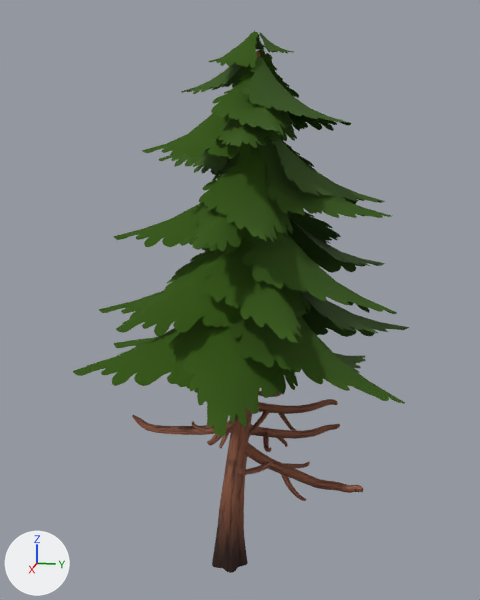
Renders of the glTF model assets/nature/Pine_1.gltf from each side of a commit.
Rendered twice from a camera (50 mm lens) standing at (8.38, 1.84, 5.81) and looking at (-0.03, 0.15, 3.7). Lighting does not change. The marker at lower left points along +X, +Y and +Z. The picture after the commit comes second. Vertices at exactly the same position are counted once.

Script lines for the objects in view, before the commit:
```python
ob_pine_1 = bpy.data.objects.new('Pine_1', me_tree_028)
ob_pine_1.location = (0.0, 0.0, 0.0)
```
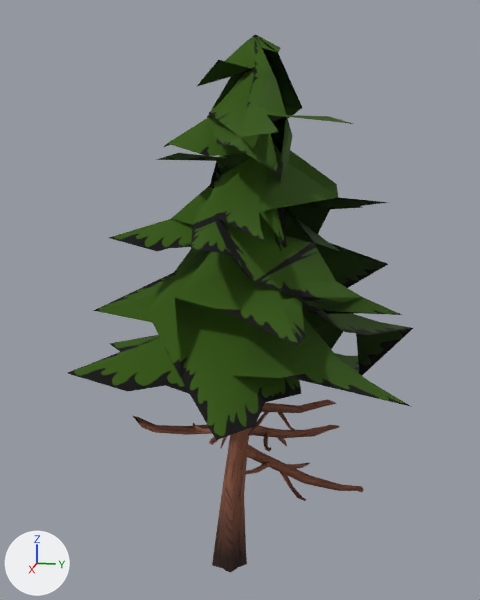
Pixel boxes (x1, y1, x2, y2) of what changed, in the pictures (480 x 600 px):
'Pine_1', recoloured, reshaped: before (73, 31, 409, 573); after (68, 34, 413, 572)
part 1 of me_tree_028, reshaped: before (74, 31, 409, 573); after (247, 426, 271, 450)

Diff of the bpy script that builds the scene:
```diff
--- a/assets/nature/Pine_1.gltf.py
+++ b/assets/nature/Pine_1.gltf.py
@@ mat_leaves_pine @@
 mat_leaves_pine = bpy.data.materials.new('Leaves_Pine')
-# nodes: BsdfPrincipled, Math x3, Mix, OutputMaterial, TexImage, VertexColor
+# nodes: BsdfPrincipled, OutputMaterial, TexImage
 # uses the picture img_leaf_pine_c
@@ me_tree_028 @@
 # used by ob_pine_1; location = (0.0, 0.0, 0.0)
-me_tree_028.from_pydata(...)  # 2350 vertices, 3947 faces; spans x -2.45..2.5, y -2.06..2.48, z -0.24..7.08
+me_tree_028.from_pydata(...)  # 572 vertices, 1000 faces; spans x -2.45..2.5, y -2.06..2.48, z -0.24..7.0
+# me_tree_028 part 1: 5 vertices moved within x -0.62..0.46, y 0.16..0.69, z 1.85..2.38; 1778 vertices removed from x -1.94..1.83, y -1.52..2.12, z -0.24..7.08
 me_tree_028.materials.append(mat_bark_normaltree)
```
